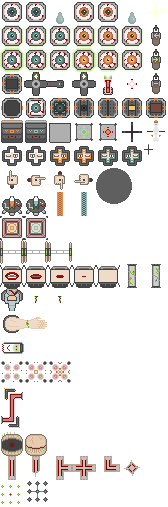
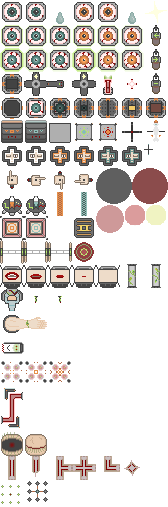
Layered file, before and after one edit (w=168, h=507). Changes by layer:
painted on "Layer 2" over <box>74,168,168,262</box>
